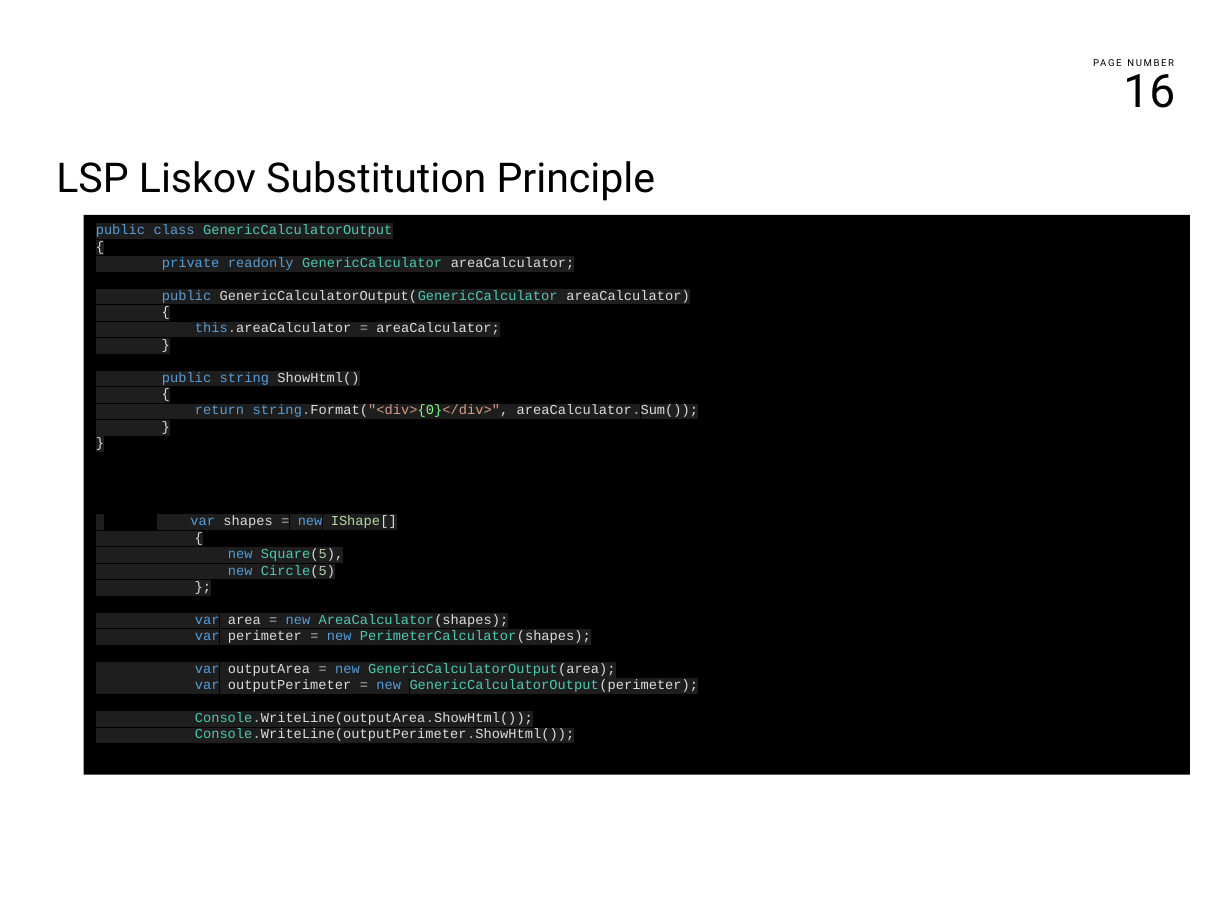
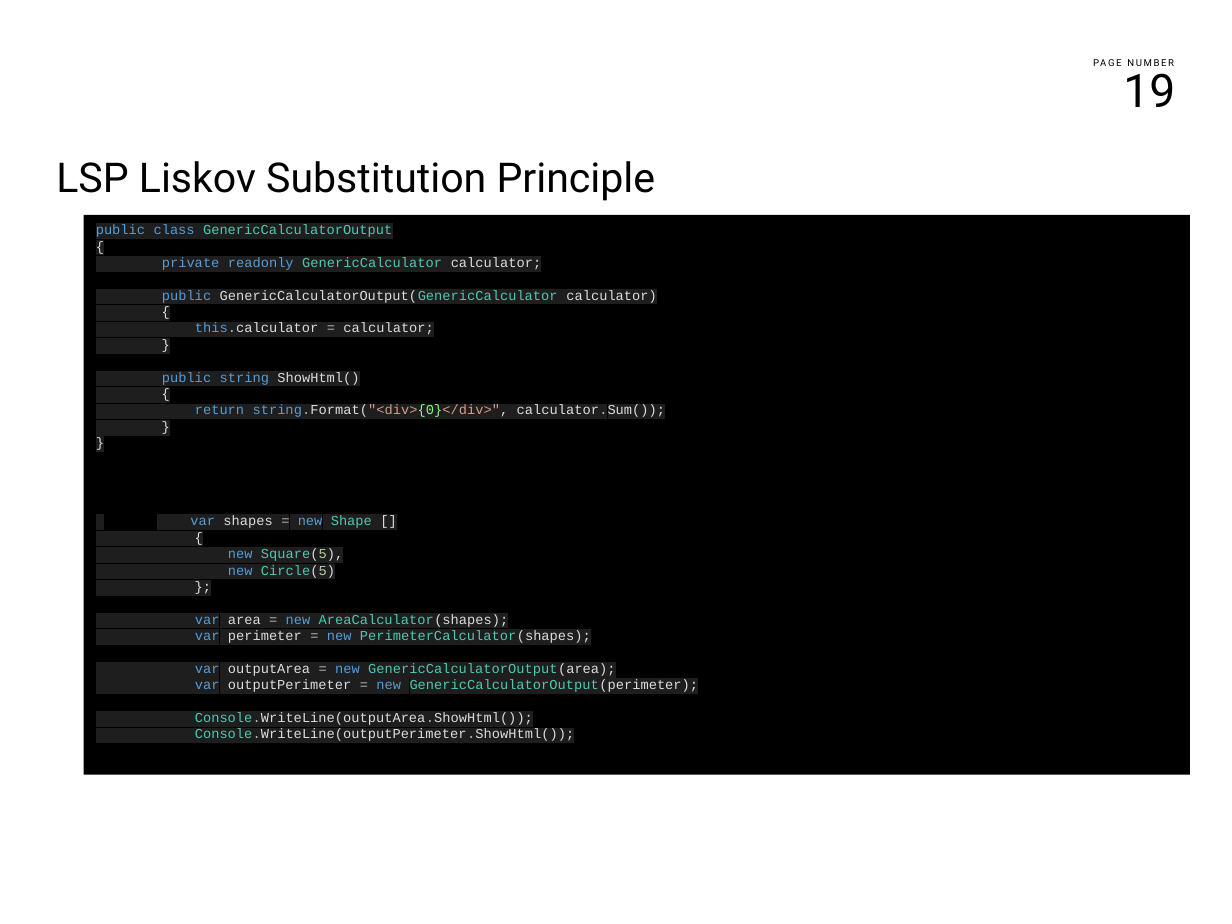
Before and after one commit to franco-melandri/SOLID, a slide deck: slide 19 of docs/solid.pptx (slide 16 before the commit). Drawn at 1232x924 pixels with LibreOffice and Linux fonts; fonts in the diff are those of the drawing; background and template pictures are left out. Boxes give left, top, right and bottom in pixels: in the first picture for what was removed or moved away, otherwise in the second. Text is boxed around its words. In the diff, an @@ line names an element or a change of style, - is before the commit and + after.

```diff
--- a/docs/solid.pptx
+++ b/docs/solid.pptx
@@ page number at [1123, 65, 1175, 107]: text changed @@
-16
+19
@@ text in rectangle at [162, 257, 657, 303]: text changed @@
-private readonly GenericCalculator areaCalculator;
-public GenericCalculatorOutput(GenericCalculator areaCalculator)
+private readonly GenericCalculator calculator;
+public GenericCalculatorOutput(GenericCalculator calculator)
@@ text in rectangle at [195, 323, 434, 335]: text changed @@
-this.areaCalculator = areaCalculator;
+this.calculator = calculator;
@@ text in rectangle at [195, 405, 665, 417]: text changed @@
-return string.Format("<div>{0}</div>", areaCalculator.Sum());
+return string.Format("<div>{0}</div>", calculator.Sum());
@@ text in rectangle at [190, 515, 372, 528]: text changed @@
-var shapes = new IShape[]
+var shapes = new Shape []
```
Also in this commit, not shown: 6 other slides changed, 4 slides added.
